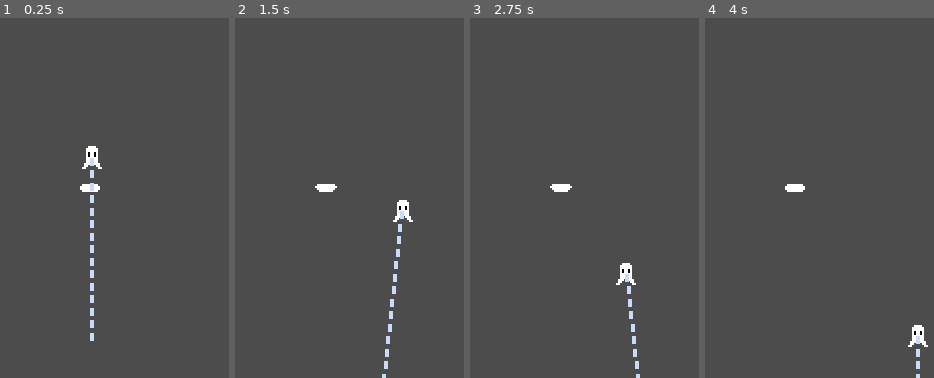
Above: before the commit, frames 1-4 (left to right).
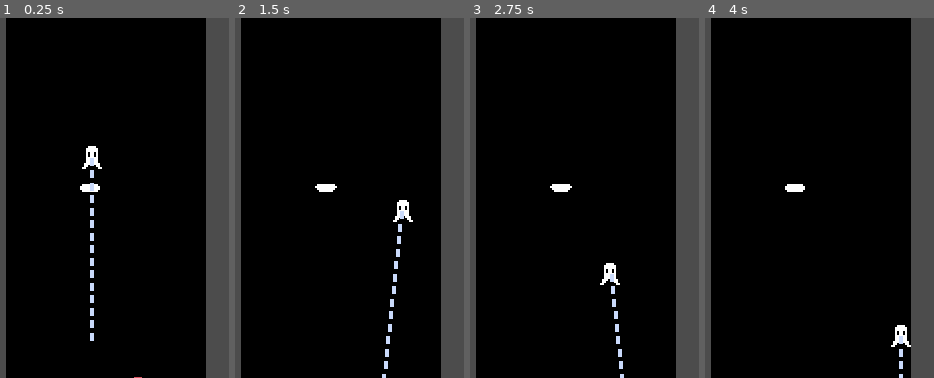
Above: after the commit, the same moments.

Repository: inddrrr/astral-tower
Game: Godot game, scene res://Scenes/World.tscn
Two runs of this game, one before a commit and one after it. Both use one fixed random seed, a clock stepped at 60 frames per second and the inputs below. The project has no main scene, so this scene is started directly.
Inputs:
- Up to frame 1 (0.25 s): no input
- Up to frame 2 (1.5 s): hold D (move_right) from 0.53 s (still down); tap Space (jump) at 0.77 s
- Up to frame 3 (2.75 s): tap Space (jump) at 1.52 s; release D (move_right) at 2.03 s; hold A (move_left) from 2.03 s (still down)
- Up to frame 4 (4 s): release A (move_left) at 2.78 s; hold D (move_right) from 2.78 s (still down); tap Space (jump) at 3.02, 3.77 s

The runs differ from the first frame. In frame 1, 86% of the frame differs, in the area x 2-90%, y 0-100%; in frame 2, 86%; in frame 3, 87%; in frame 4, 88%, in the area x 2-98%, y 0-100%.

Commit message:
Add new files

Diff:
--- a/Astral Tower/Scenes/Bullet.tscn
+++ b/Astral Tower/Scenes/Bullet.tscn
@@ -26,3 +26,5 @@
 
 [node name="CollisionShape2D" type="CollisionShape2D" parent="."]
 shape = SubResource( 3 )
+
+[connection signal="area_entered" from="." to="." method="_on_Bullet_area_entered"]
--- /dev/null
+++ b/Astral Tower/Scenes/Enemy.tscn
@@ -0,0 +1,35 @@
+[gd_scene load_steps=7 format=2]
+
+[ext_resource path="res://Images/enemy.png" type="Texture" id=1]
+[ext_resource path="res://Scripts/Enemy.gd" type="Script" id=2]
+
+[sub_resource type="AtlasTexture" id=1]
+atlas = ExtResource( 1 )
+region = Rect2( 0, 0, 16, 16 )
+
+[sub_resource type="AtlasTexture" id=2]
+atlas = ExtResource( 1 )
+region = Rect2( 16, 0, 16, 16 )
+
+[sub_resource type="SpriteFrames" id=3]
+animations = [ {
+"frames": [ SubResource( 1 ), SubResource( 2 ) ],
+"loop": true,
+"name": "Idle",
+"speed": 5.0
+} ]
+
+[sub_resource type="RectangleShape2D" id=4]
+extents = Vector2( 3, 3 )
+
+[node name="Enemy" type="Area2D"]
+script = ExtResource( 2 )
+
+[node name="AnimatedSprite" type="AnimatedSprite" parent="."]
+frames = SubResource( 3 )
+animation = "Idle"
+
+[node name="CollisionShape2D" type="CollisionShape2D" parent="."]
+shape = SubResource( 4 )
+
+[connection signal="area_entered" from="." to="." method="_on_Enemy_area_entered"]
--- a/Astral Tower/Scenes/World.tscn
+++ b/Astral Tower/Scenes/World.tscn
@@ -2,14 +2,18 @@
 
 [ext_resource path="res://Scenes/Player.tscn" type="PackedScene" id=1]
 [ext_resource path="res://Scenes/Platform.tscn" type="PackedScene" id=2]
+[ext_resource path="res://Scenes/Enemy.tscn" type="PackedScene" id=3]
 
 [sub_resource type="RectangleShape2D" id=1]
-extents = Vector2( 3.5, 111 )
-
-[sub_resource type="RectangleShape2D" id=2]
-extents = Vector2( 56, 10 )
+extents = Vector2( 1.75, 111 )
 
 [node name="World" type="Node2D"]
+
+[node name="ColorRect" type="ColorRect" parent="."]
+margin_left = 110.0
+margin_right = 210.0
+margin_bottom = 180.0
+color = Color( 0, 0, 0, 1 )
 
 [node name="Platform" parent="." instance=ExtResource( 2 )]
 position = Vector2( 152, 79 )
@@ -20,15 +24,12 @@
 [node name="Wall" type="StaticBody2D" parent="."]
 
 [node name="CollisionShape2D" type="CollisionShape2D" parent="Wall"]
-position = Vector2( 100, 90 )
+position = Vector2( 110, 90 )
 shape = SubResource( 1 )
 
 [node name="CollisionShape2D2" type="CollisionShape2D" parent="Wall"]
-position = Vector2( 220, 90 )
+position = Vector2( 210, 90 )
 shape = SubResource( 1 )
 
-[node name="DeadZone" type="Area2D" parent="."]
-
-[node name="CollisionShape2D" type="CollisionShape2D" parent="DeadZone"]
-position = Vector2( 160, 197 )
-shape = SubResource( 2 )
+[node name="Enemy" parent="." instance=ExtResource( 3 )]
+position = Vector2( 176, 185 )
--- a/Astral Tower/Scripts/Bullet.gd
+++ b/Astral Tower/Scripts/Bullet.gd
@@ -2,6 +2,7 @@
 
 export(int) var speed = 400
 onready var screen_size = OS.get_screen_size()
+
 
 
 func _physics_process(delta):
@@ -9,3 +10,9 @@
 		queue_free()
 
 	position += transform.y * speed * delta
+
+
+
+
+func _on_Bullet_area_entered(area):
+	queue_free()
--- /dev/null
+++ b/Astral Tower/Scripts/Enemy.gd
@@ -0,0 +1,16 @@
+extends Area2D
+
+export(int) var enemy_speed = 10
+
+
+func _physics_process(delta):
+
+	$AnimatedSprite.playing = true
+
+	position.y += Vector2.UP.y * enemy_speed * delta
+
+
+
+
+func _on_Enemy_area_entered(area):
+	queue_free()
--- a/Astral Tower/Scripts/Platform.gd
+++ b/Astral Tower/Scripts/Platform.gd
@@ -1,6 +1,8 @@
 extends KinematicBody2D
 
 export(int) var speed = 75
+
+var screen_size = OS.get_screen_size()
 
 func _physics_process(delta):
 	$AnimatedSprite.playing = true
@@ -16,3 +18,8 @@
 
 	# Apply movement
 	move_and_slide(direction * speed)
+
+	if position.y > screen_size.y:
+		position.y = screen_size.y
+	elif position.y < 0:
+		position.y = 0
--- a/Astral Tower/Scripts/Player.gd
+++ b/Astral Tower/Scripts/Player.gd
@@ -6,6 +6,9 @@
 
 onready var BULLET = preload("res://Scenes/Bullet.tscn")
 onready var shoot_timer = $Timer
+
+var game_over = false
+var screen_size = OS.get_screen_size()
 
 func _physics_process(delta):
 	var velocity: Vector2
@@ -17,6 +20,13 @@
 	var direction = Input.get_action_strength("move_right") - Input.get_action_strength("move_left")
 	velocity.x = direction * speed
 
+	if position.y > screen_size.y:
+		queue_free()
+
+	if position.y < 0:
+		position.y = 0
+
+
 	# jump
 	if is_on_floor():
 		$AnimatedSprite.animation = "Idle"
@@ -27,9 +37,7 @@
 
 
 		shoot()
-		shoot_timer.wait_time = interval
 
-		shoot_timer.start()
 
 
 
@@ -42,3 +50,5 @@
 	var bullet = BULLET.instance()
 	bullet.global_position = $Position2D.global_position
 	get_tree().root.add_child(bullet)
+	shoot_timer.wait_time = interval
+	shoot_timer.start()
Binary file added: Astral Tower/Images/enemy.png
Not shown, added: Astral Tower/Images/enemy.png.import
